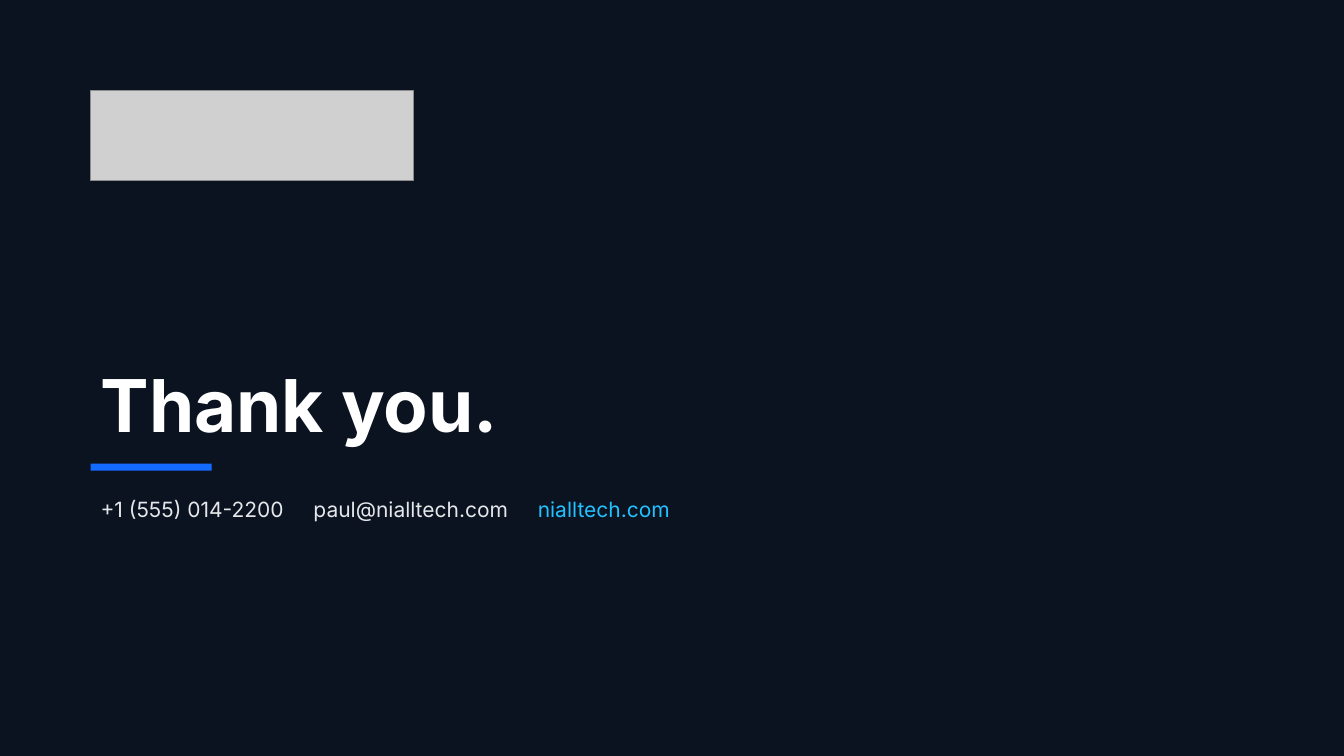
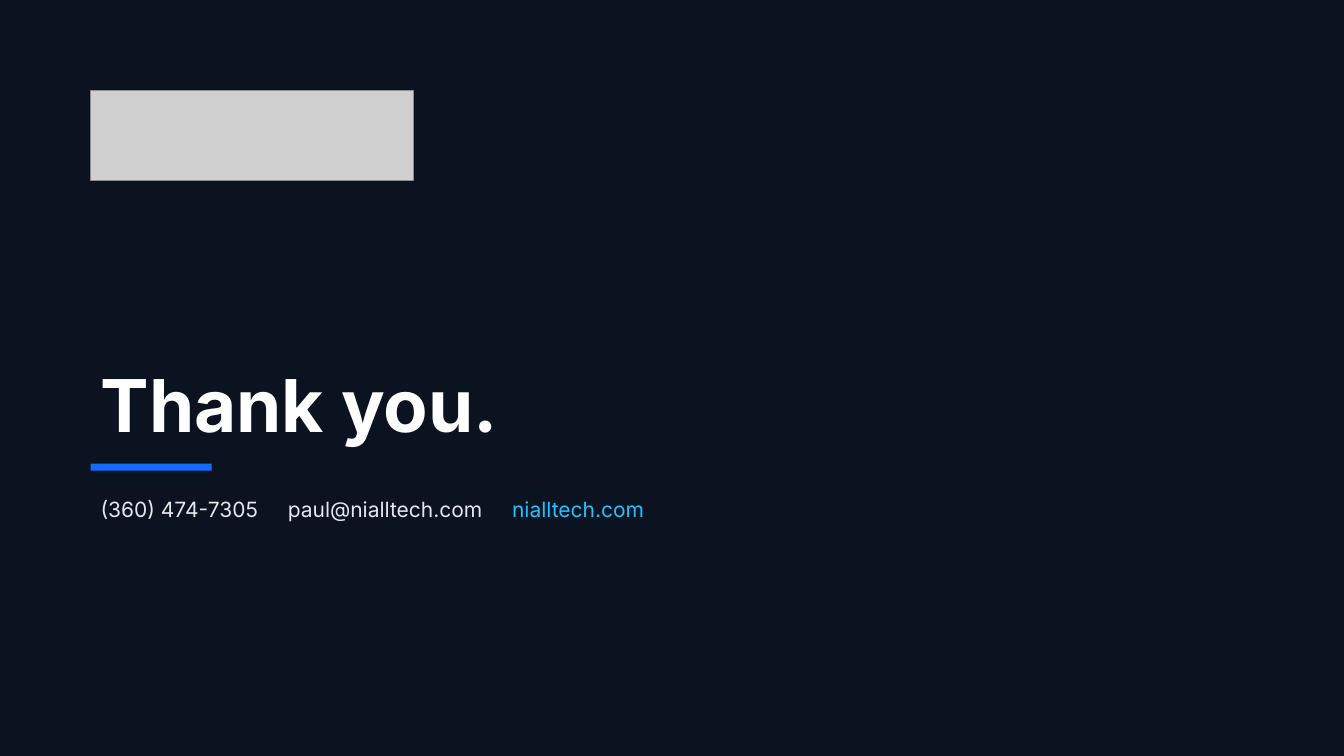
Before and after one commit to MyDwellingHQ/nialltech-web, a slide deck: slide 4 of public/brand/office/niall-tech-presentation-template.pptx. Drawn at 1344x756 pixels with LibreOffice and Linux fonts; fonts in the diff are those of the drawing; grey boxes stand for pictures. Boxes give left, top, right and bottom in pixels: in the first picture for what was removed or moved away, otherwise in the second. Text is boxed around its words. In the diff, an @@ line names an element or a change of style, - is before the commit and + after.

```diff
--- a/public/brand/office/niall-tech-presentation-template.pptx
+++ b/public/brand/office/niall-tech-presentation-template.pptx
@@ text at box(101, 500, 644, 522): text changed @@
-+1 (555) 014-2200 paul@nialltech.com nialltech.com
+(360) 474-7305 paul@nialltech.com nialltech.com
```
Also in this commit, not shown: 38 other files.
